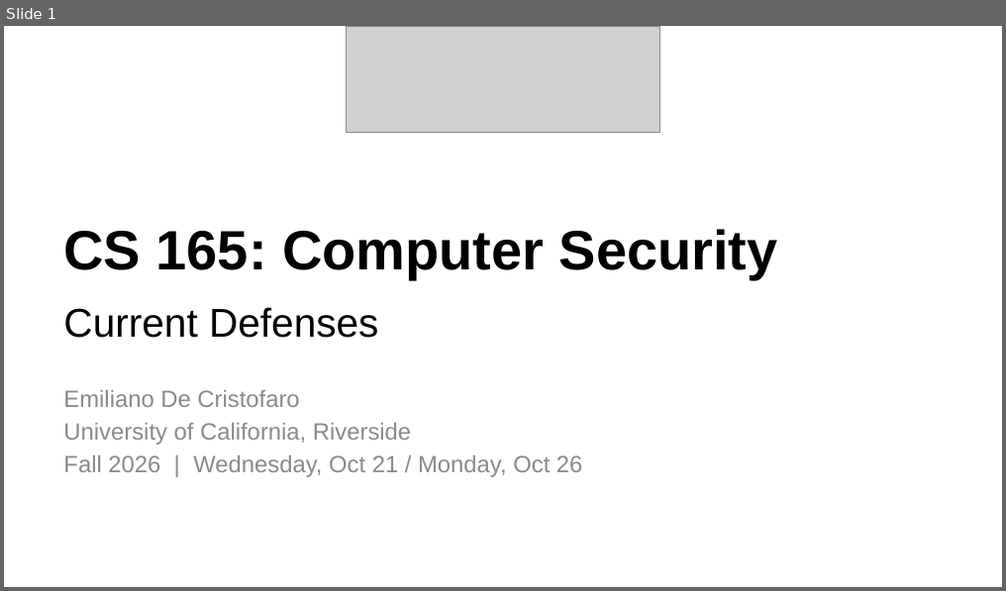
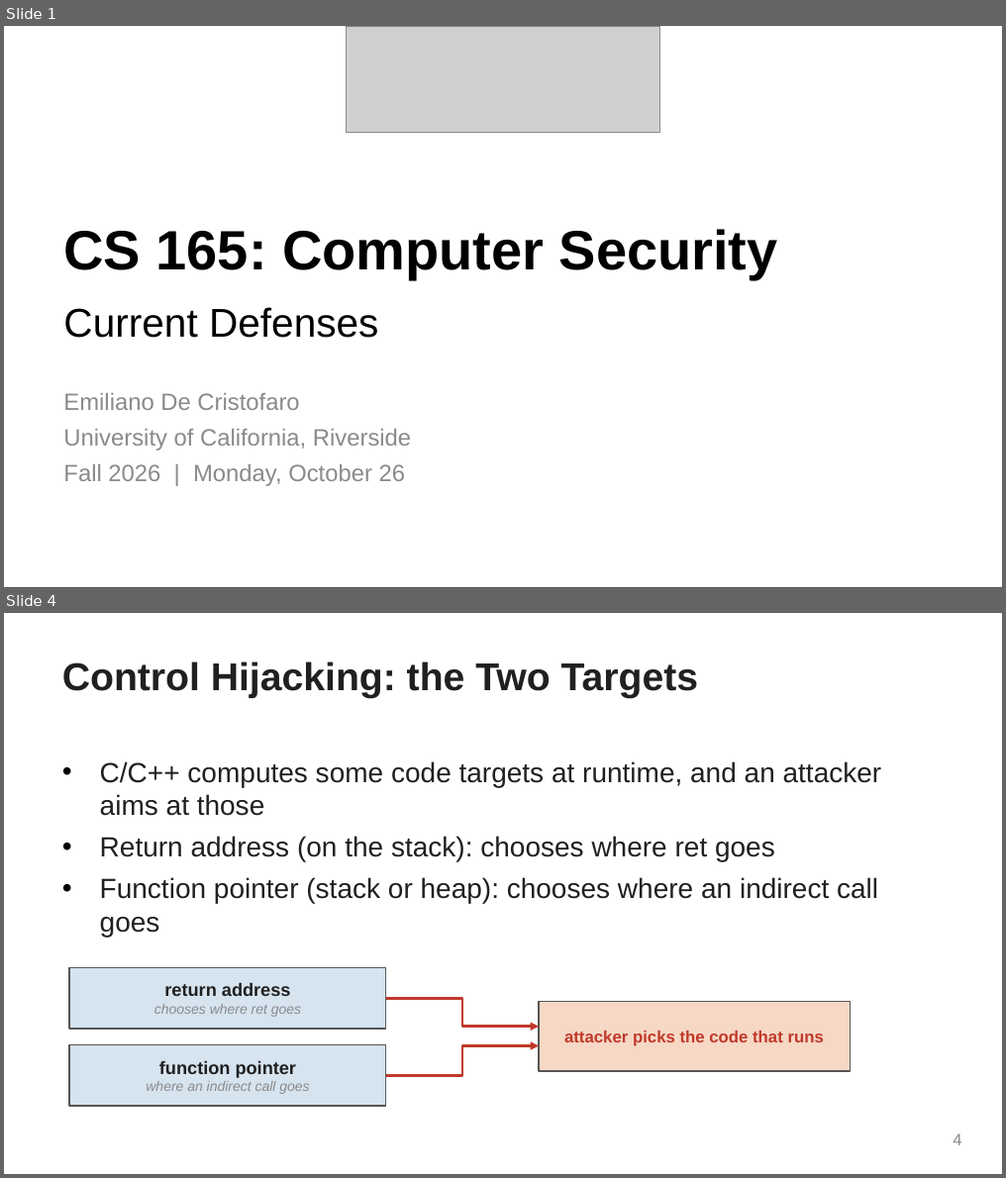
Before and after one commit to Sizvy/CS165_F26_labs, a slide deck: edc_slides/09_current_defenses.pptx. Shown one above the other, each under a label of ours: slide 1 before the commit, slides 1 and 4 after it; the slides between them are not shown. The pictures are 1006x591 and 1006x1178 pixels, drawn with LibreOffice and Linux fonts; fonts in the diff are those of the drawing; grey boxes stand for pictures. Boxes give left, top, right and bottom in pixels: in the first picture for what was removed or moved away, otherwise in the second. Text is boxed around its words. In the diff, an @@ line names an element or a change of style, - is before the commit and + after.

```diff
--- a/edc_slides/09_current_defenses.pptx
+++ b/edc_slides/09_current_defenses.pptx
@@ slide 4 added at (4, 613, 1002, 1174), background #FFFFFF @@
@@ title added at (62, 662, 699, 698), 28 pt, text #202020, bold @@
+Control Hijacking: the Two Targets
@@ text added at (100, 761, 882, 937), 20 pt, text #202020 @@
+• C/C++ computes some code targets at runtime, and an attacker aims at those
+• Return address (on the stack): chooses where ret goes
+• Function pointer (stack or heap): chooses where an indirect call goes
@@ rectangle added at (70, 967, 386, 1028), fill #D6E4F0, outline #555555 1 pt, 10 pt, text #8A8A8A, italic @@
+return address
+chooses where ret goes
@@ elbow arrow added from (386, 998) to (539, 1026), #C0392B 2 pt @@
@@ rectangle added at (539, 1001, 850, 1071), fill #F6D8C4, outline #555555 1 pt, 12 pt, text #C0392B, bold @@
+attacker picks the code that runs
@@ rectangle added at (70, 1045, 386, 1106), fill #D6E4F0, outline #555555 1 pt, 10 pt, text #8A8A8A, italic @@
+function pointer
+where an indirect call goes
@@ elbow arrow added from (386, 1076) to (539, 1046), #C0392B 2 pt @@
@@ page number added at (952, 1134, 961, 1146), 12 pt, text #8A8A8A @@
+4
@@ slide 1 changed as well @@
@@ text at (63, 393, 411, 451): line spacing 1.15 to 1.25 @@
@@ text at (63, 465, 405, 486): text changed @@
-Fall 2026 | Wednesday, Oct 21 / Monday, Oct 26
+Fall 2026 | Monday, October 26
```
Also in this commit, not shown: 4 other slides changed, 11 other slides added, 12 slides removed.
